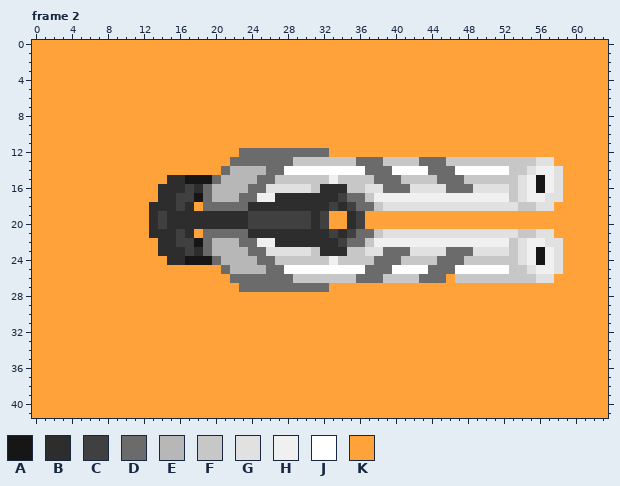
A pixel-art file gets an edit: aseassets/arm/avaligatlingrail.ase. The picture above is the old version.
64x42 pixels, 2 frames. Colours within 5 levels of each other are drawn and written as one. Shown: frame 2. The commit also changed other frames, which this record leaves out.
Visible layers, top first: "Weapon", "Layer 1".
Palette (. is transparent): A #161616  B #2d2d2d  C #404040  D #6b6b6b  E #b7b7b7  F #c7c7c7  G #e1e1e1  H #f0f0f0  J #ffffff  K #ffa23a
Pixels before, frame 2 (only the part around the change), first column x 8:
 6 KKKKKKKKKKKKKKKKKKKKKKKKKKKKKKKKKKKKKKKKKKKKKKKKKKKKKK
 7 KKKKKKKKKKKKKKKKKKKKKKKKKKKKKKKKKKKKKKKKKKKKKKKKKKKKKK
 8 KKKKKKKKKKKKKKKKKKKKKKKKKKKKKKKKKKKKKKKKKKKKKKKKKKKKKK
 9 KKKKKKKKKKKKKKKKKKKKKKKKKKKKKKKKKKKKKKKKKKKKKKKKKKKKKK
10 KKKKKKKKKKKKKKKKKKKKKKKKKKKKKKKKKKKKKKKKKKKKKKKKKKKKKK
11 KKKKKKKKKKKKKKKKKKKKKKKKKKKKKKKKKKKKKKKKKKKKKKKKKKKKKK
12 KKKKKKKKKKKKKKKDDDDDDDDDDKKKKKKKKKKKKKKKKKKKKKKKKKKKKK
13 KKKKKKKKKKKKKKDDDDDDDFFFFFFFDDDFFFFDDDFFFFFFFFFFGGKKKK
14 KKKKKKKKKKKKKDEEEEDDJJJJJJJJJDDDJJJJDDDJJJJJJFFGHHGKKK
15 KKKKKKKBBAAADEEEEDDFFFFFFHFFFFDDDFFFFDDDFFFFFFGHAHGKKK
16 KKKKKKBBBCBDEEEEDDGGGGGFBBBFFGGDDDGGGGDDDGGGGFGHAHGKKK
17 KKKKKKBBCCADEEEDDHHBBBBBBBCDDFHHHHHHHHHHHHHHHFGHHGGKKK
18 KKKKKBBBCBKDDDDDBBBBBBBBBCBCDDFGGGGGGGGGGGGGGGFFGGKKKK
19 KKKKKBCBBBBBBBBBCCCCCCCBCKKBCKKKKKKKKKKKKKKKKKKKKKKKKK
20 KKKKKBCBBBBBBBBBCCCCCCCBCKKBCKKKKKKKKKKKKKKKKKKKKKKKKK
21 KKKKKBBBCBKDDDDDBBBBBBBBBCBCDDFGGGGGGGGGGGGGGGFFGGKKKK
22 KKKKKKBBCCADEEEDDHHBBBBBBBCDDFHHHHHHHHHHHHHHHFGHHGGKKK
23 KKKKKKBBBCBDEEEEDDGGGGGFBBBFFGGDDDGGGGDDDGGGGFGHAHGKKK
24 KKKKKKKBBAAADEEEEDDFFFFFFHFFFFDDDFFFFDDDFFFFFFGHAHGKKK
25 KKKKKKKKKKKKKDEEEEDDJJJJJJJJJDDDJJJJDDDJJJJJJFFGHHGKKK
26 KKKKKKKKKKKKKKDDDDDDDFFFFFFFDDDFFFFDDDKFFFFFFFFFGGKKKK
27 KKKKKKKKKKKKKKKDDDDDDDDDDKKKKKKKKKKKKKKKKKKKKKKKKKKKKK
28 KKKKKKKKKKKKKKKKKKKKKKKKKKKKKKKKKKKKKKKKKKKKKKKKKKKKKK
29 KKKKKKKKKKKKKKKKKKKKKKKKKKKKKKKKKKKKKKKKKKKKKKKKKKKKKK
30 KKKKKKKKKKKKKKKKKKKKKKKKKKKKKKKKKKKKKKKKKKKKKKKKKKKKKK
31 KKKKKKKKKKKKKKKKKKKKKKKKKKKKKKKKKKKKKKKKKKKKKKKKKKKKKK
32 KKKKKKKKKKKKKKKKKKKKKKKKKKKKKKKKKKKKKKKKKKKKKKKKKKKKKK
33 KKKKKKKKKKKKKKKKKKKKKKKKKKKKKKKKKKKKKKKKKKKKKKKKKKKKKK
34 KKKKKKKKKKKKKKKKKKKKKKKKKKKKKKKKKKKKKKKKKKKKKKKKKKKKKK
35 KKKKKKKKKKKKKKKKKKKKKKKKKKKKKKKKKKKKKKKKKKKKKKKKKKKKKK
And afterwards:
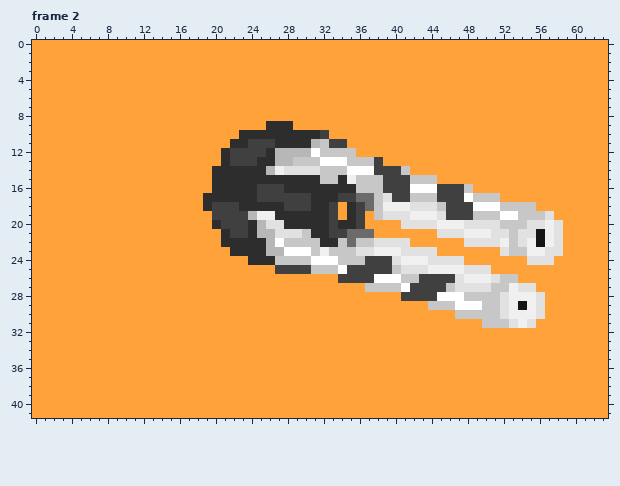
From old to new:
Changed rows in their new state; - is an unchanged pixel.
Frame 2, layer "Weapon":
first column x 13:
 9 -------------BBB------------------------------
10 ----------BBBBBBBBBC--------------------------
11 ---------BBCCCBBBBEFCC------------------------
12 --------BCCCCBEEEEJFFFF-----------------------
13 --------BCCCBBEE---JJJ-FFCKKKKKKKKKKKKKKKKKKK-
14 -------BBBBBBEHGGGGFFF--JCCCFKKKKKKKKKKKKKKKKK
15 --KKKKKBBBBBBBBBBBB-FBH--FCCC---KKKKKKKKKKKKKK
16 -KKKKKKBBBBBCCCBBBB---B-FFCCCJJJCCCFKKKKKKKKKK
17 -KKKKKBBBBBBCCCCCC----C-DFGCCFFFCCCJFFFKKKKKKK
18 KKKKK-BCCCB----CCC---KBC--HHH---FCCCJJJFF--KK-
19 KKKKKKKCCCCEHHBBBB-BC----FGGGHHHGCCCFFFJJFFFG-
20 KKKKKKK-CCCBEGGBBB-BCB------GGGGHHHGGGGFFFGGHG
21 KKKKK-KKBCC-EEGGGF---CD--KKKKKKK---HHH--FGGAHG
22 -KKKKKKKBBBBBEJFFFF--F-F-GGGGKKKKKKGGGG----AH-
23 -KKKKKKKKBBBBEEJJJ-HFF-G-HHHG---KKKKKKK--F-HG-
24 --KKKKKKKKKBBB----JJJ---CCCGHHHGGGGKKKKKKKGGGK
25 --------KKKKKKCCCCFFF-CCCCCFGGGHHHHGGGKKKKKKKK
26 ---------KKKKKKKKKKKKCCCCJJJ--CCCCGHHHG--KKKK-
27 ----------KKKKKKKKKK----FFFFJCCCCFGGGGFFHGG---
28 ----------------------------CCCCJJJFFFFGHHHG--
29 -------------------------------FFFJJJFFGHAHG--
30 ----------------------------------FFFFFGHHHG--
31 -------------------------------------FFFGHG---
